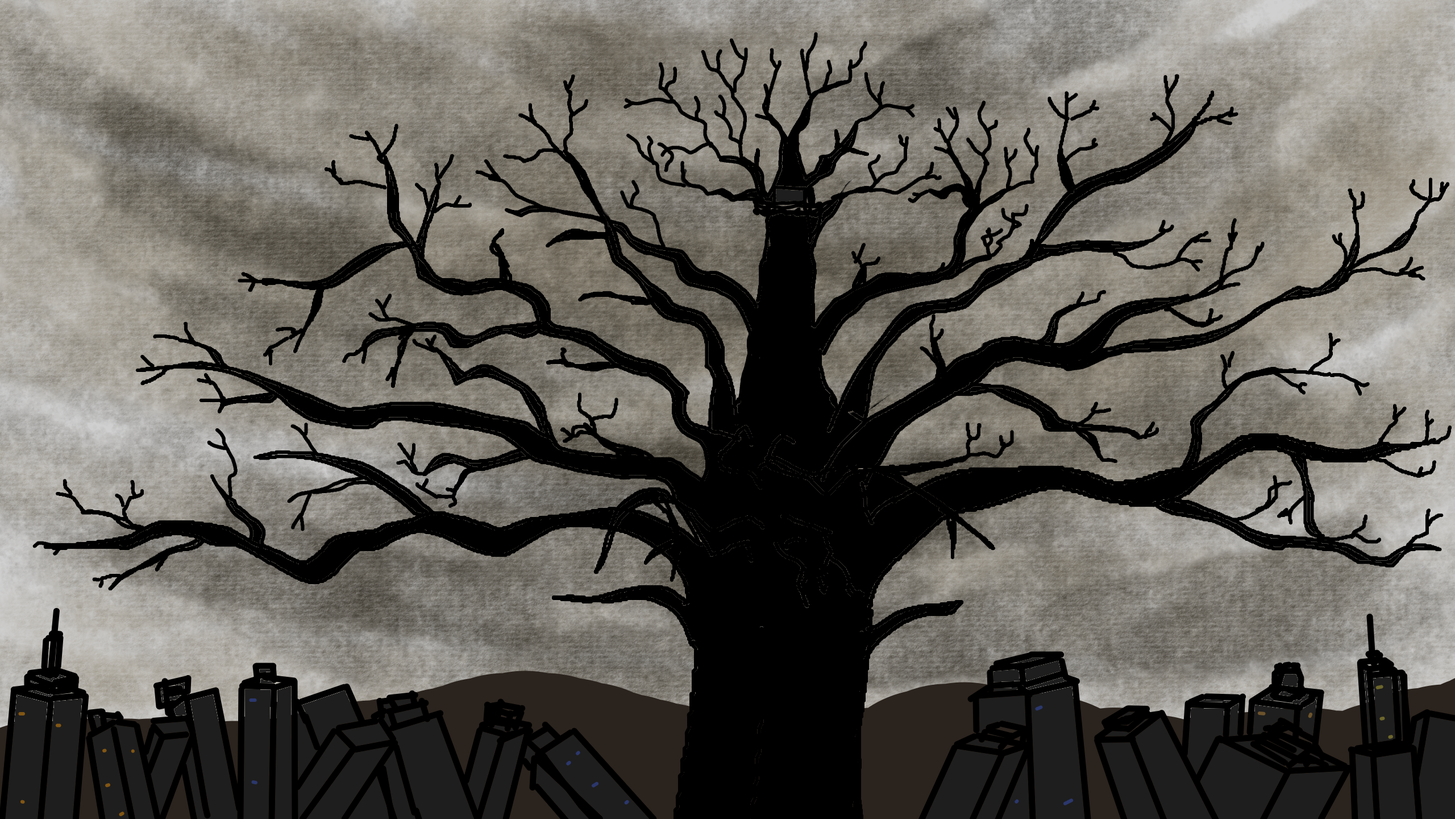
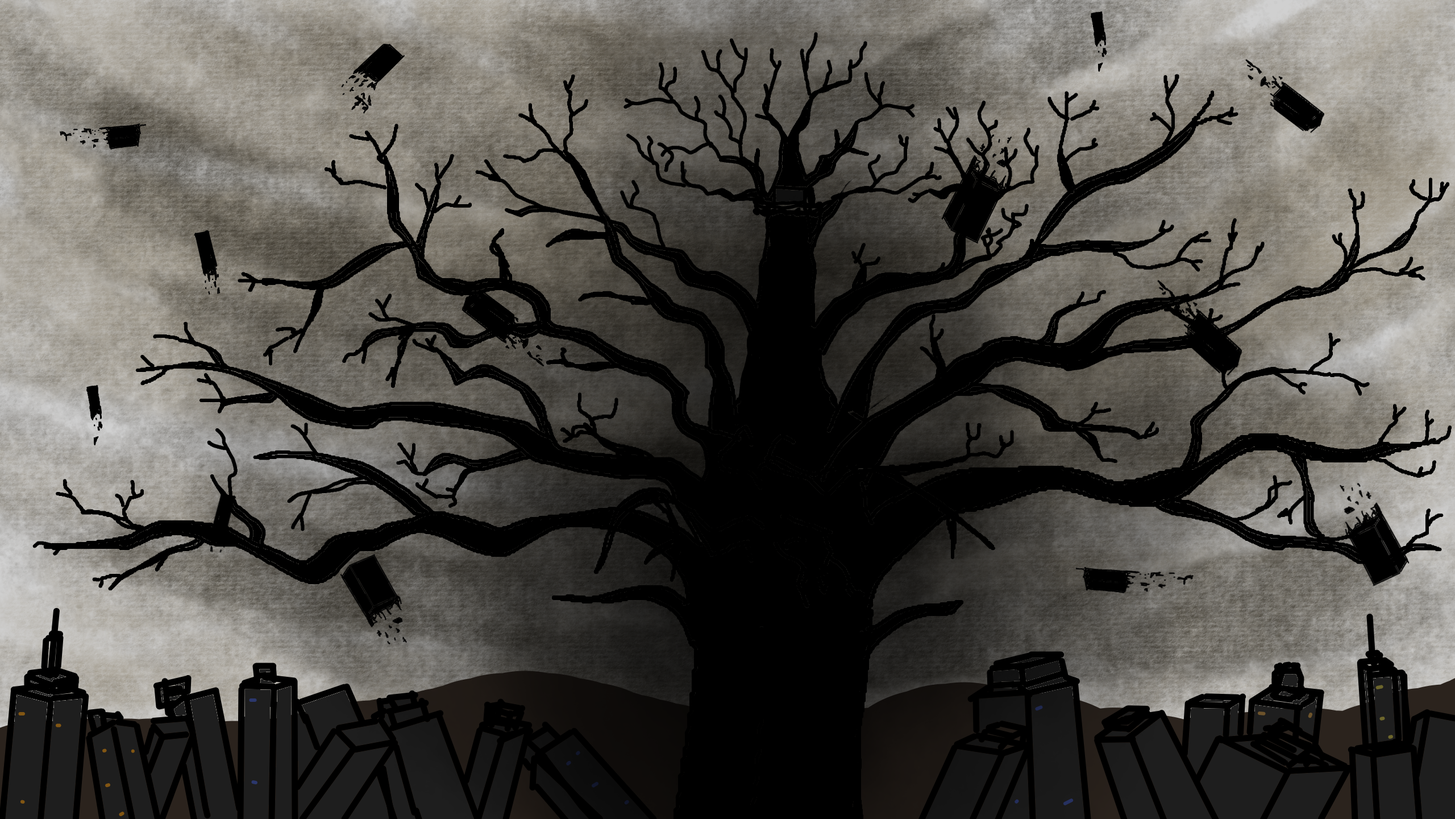
Comparing the layer stacks of the two 1455 × 819 images. Changes:
moved "Paint Layer 1" above "Paint Layer 5", painted on it over [left=59, top=0, right=1433, bottom=819]
painted on "Paint Layer 5" over [left=59, top=0, right=1433, bottom=819]
added layer "Paint Layer 6 Merged" above "Paint Layer 2" over [left=59, top=0, right=1433, bottom=819]
painted on "Paint Layer 2" over [left=278, top=654, right=1183, bottom=819]
painted on "Paint Layer 4" over [left=59, top=0, right=1433, bottom=819]
painted on "Paint Layer 3" over [left=59, top=0, right=1433, bottom=819]
